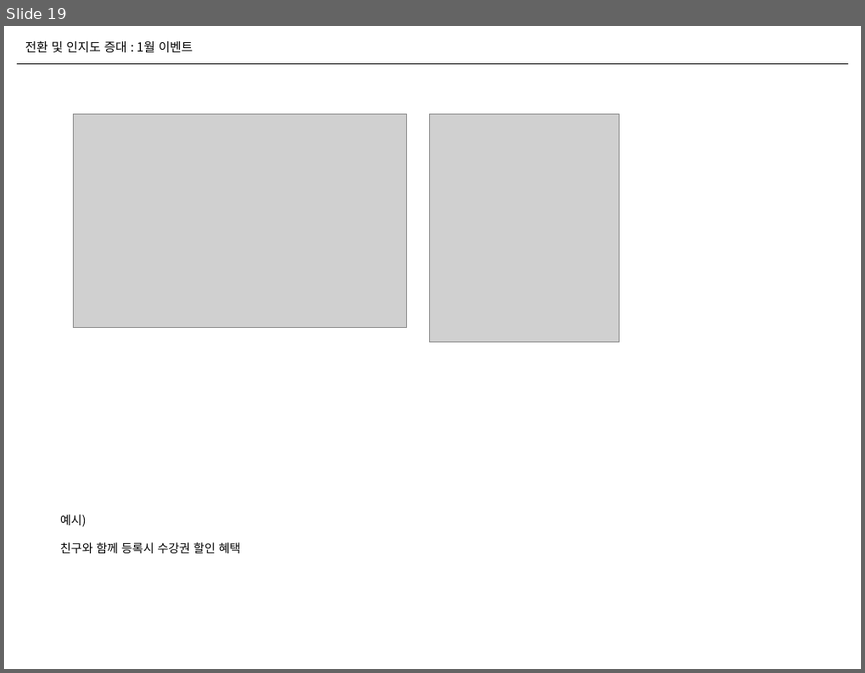
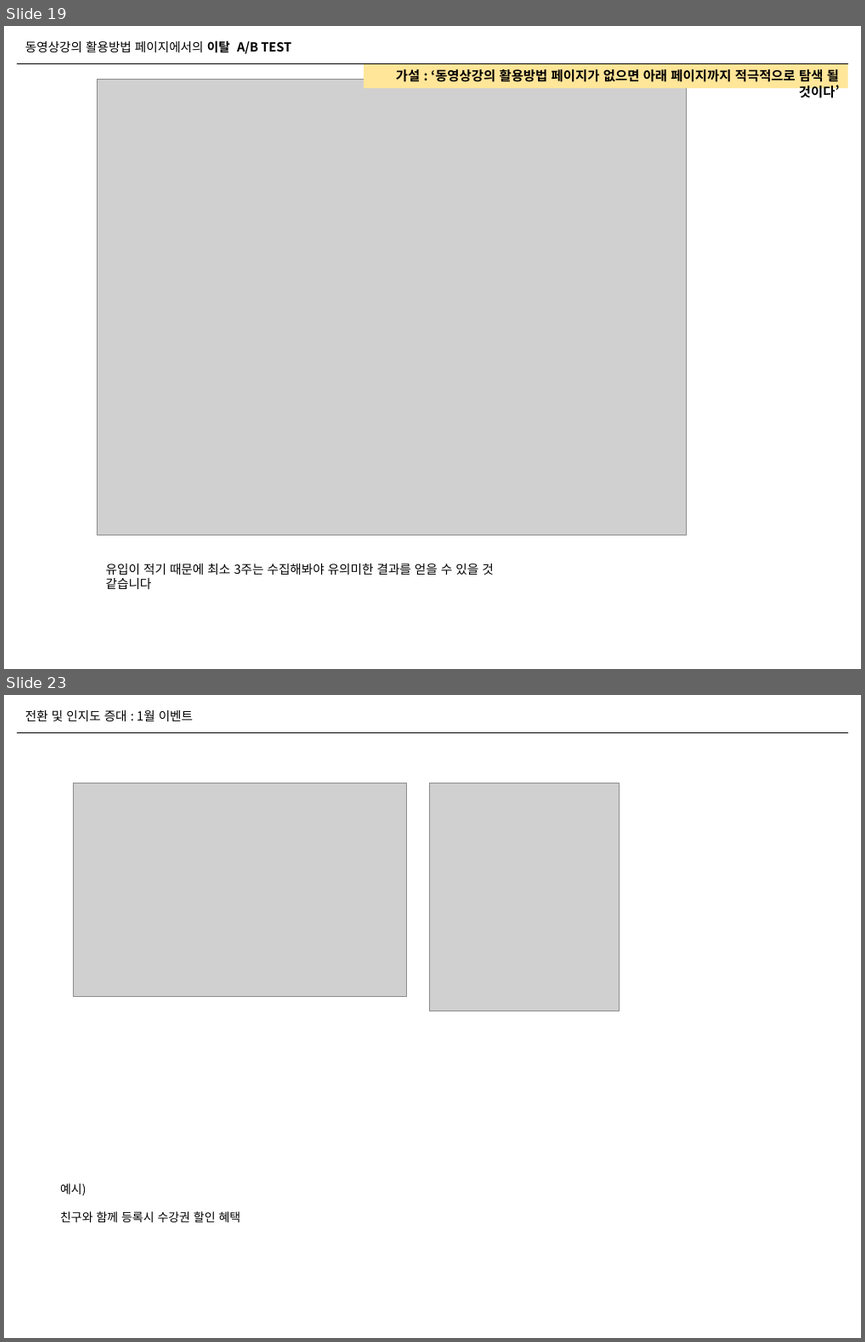
Before and after one commit to naxvinci/marketing, a slide deck: marketing_insights_GA.pptx. Shown one above the other, each under a label of ours: slide 19 before the commit, slides 19 and 23 after it; the slides between them are not shown. The pictures are 865x673 and 865x1342 pixels, drawn with LibreOffice and Linux fonts; fonts in the diff are those of the drawing; grey boxes stand for pictures. Boxes give left, top, right and bottom in pixels: in the first picture for what was removed or moved away, otherwise in the second. Text is boxed around its words. In the diff, an @@ line names an element or a change of style, - is before the commit and + after.

```diff
--- a/marketing_insights_GA.pptx
+++ b/marketing_insights_GA.pptx
@@ slide 19 added at <box>4,26,861,669</box>, background #FFFFFF @@
@@ text added at <box>25,40,291,54</box>, 10.5 pt, text #000000 @@
+동영상강의 활용방법 페이지에서의 이탈 A/B TEST
@@ line added from (17, 63) to (848, 63), #000000 0.5 pt @@
@@ rectangle added at <box>364,63,848,89</box>, fill #FFE699, 11 pt, text #000000, bold @@
+가설 : ‘동영상강의 활용방법 페이지가 없으면 아래 페이지까지 적극적으로 탐색 될 것이다’
@@ picture added at <box>98,79,687,535</box> @@
@@ text added at <box>106,563,494,589</box>, 10.5 pt, text #000000 @@
+유입이 적기 때문에 최소 3주는 수집해봐야 유의미한 결과를 얻을 수 있을 것 같습니다
@@ what was slide 19 is now slide 23 @@
```
Also in this commit, not shown: 9 slides changed, 3 other slides added, 1 slide removed.
